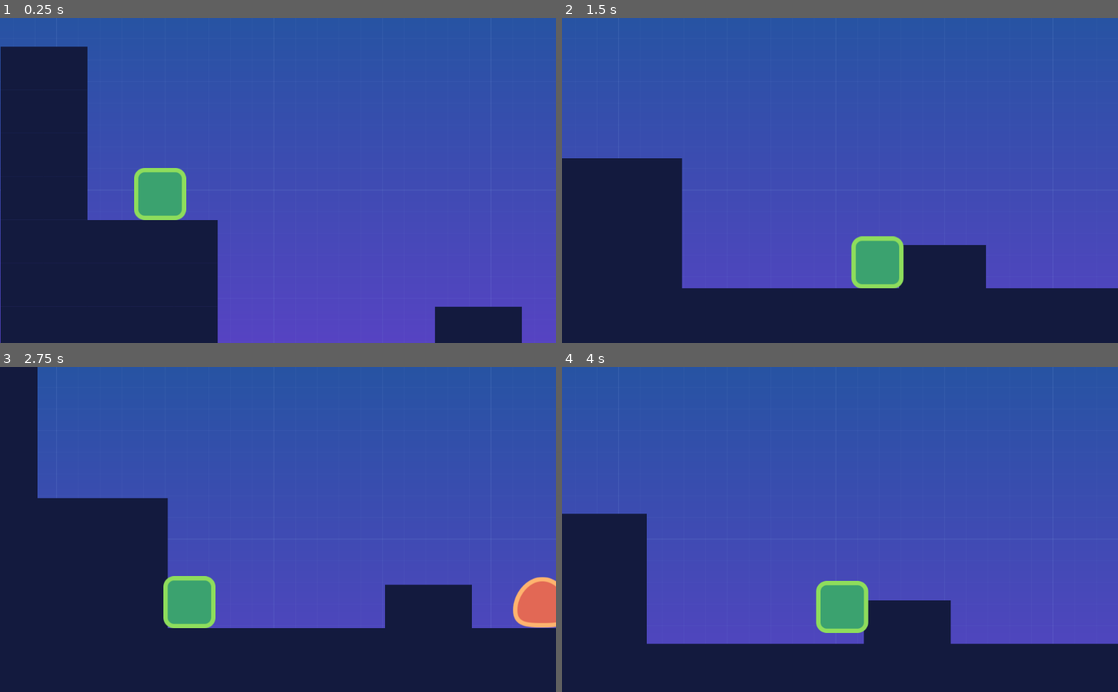
Above: before the commit, frames 1-4 (two rows, left to right).
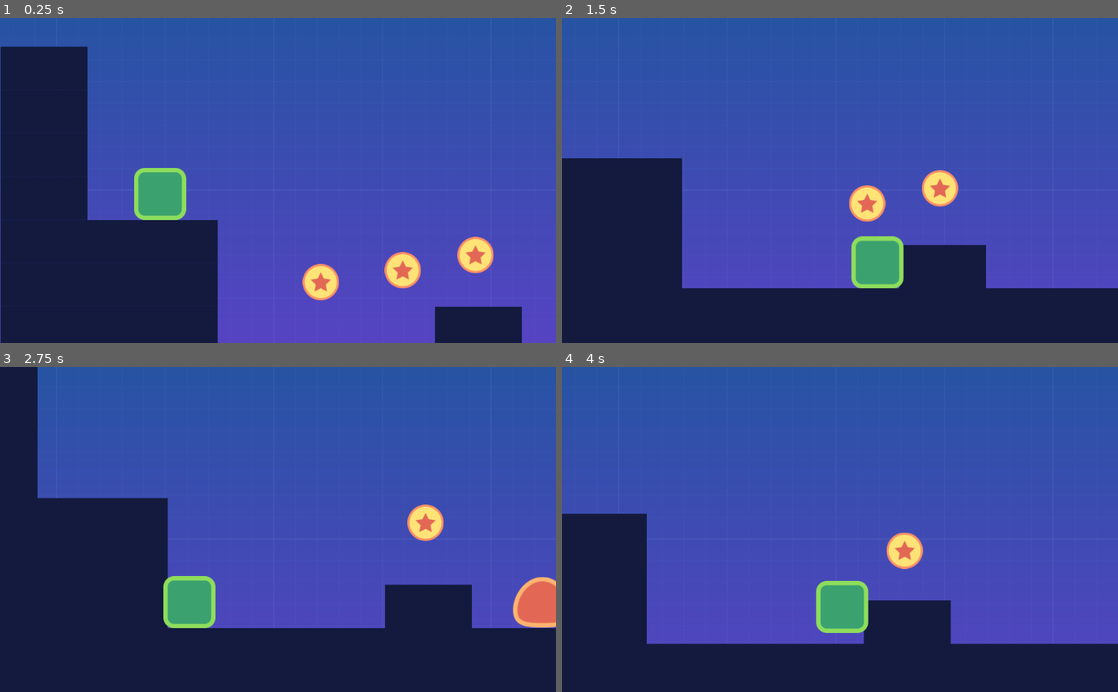
Above: after the commit, the same moments.

Repository: mdkdoc15/Godot-Tutorial-GDQuest
Game: Godot game, scene res://src/Levels/LevelTemplate.tscn
Two runs of this game, one before a commit and one after it. Both use one fixed random seed, a clock stepped at 60 frames per second and the inputs below. This scene is started directly instead of the project's main scene.
Inputs:
- Up to frame 1 (0.25 s): no input
- Up to frame 2 (1.5 s): hold Right (move_right) from 0.53 s (still down); tap W (jump) at 0.77 s
- Up to frame 3 (2.75 s): tap W (jump) at 1.52 s; release Right (move_right) at 2.03 s; hold A (move_left) from 2.03 s (still down)
- Up to frame 4 (4 s): release A (move_left) at 2.78 s; hold Right (move_right) from 2.78 s (still down); tap W (jump) at 3.02, 3.77 s

The runs differ from the first frame. In frame 1, 1.8% of the frame differs, in the area x 54-89%, y 67-87%; in frame 2, 1.2%; in frame 3, 0.6%; in frame 4, 0.6%.

Commit message:
Coin animated and collectable

Diff:
--- a/Godot_Tutorial/src/Levels/LevelTemplate.tscn
+++ b/Godot_Tutorial/src/Levels/LevelTemplate.tscn
@@ -1,9 +1,10 @@
-[gd_scene load_steps=5 format=2]
+[gd_scene load_steps=6 format=2]
 
 [ext_resource path="res://src/Actors/Player.tscn" type="PackedScene" id=1]
 [ext_resource path="res://Assets/tileset.tres" type="TileSet" id=2]
 [ext_resource path="res://src/Actors/Enemy.tscn" type="PackedScene" id=3]
 [ext_resource path="res://Assets/background.png" type="Texture" id=4]
+[ext_resource path="res://src/Objects/Coin.tscn" type="PackedScene" id=5]
 
 [node name="LevelTemplate" type="Node2D"]
 __meta__ = {
@@ -38,4 +39,17 @@
 [node name="Enemy" parent="." instance=ExtResource( 3 )]
 position = Vector2( 1216, 552 )
 
+[node name="Coin" parent="." instance=ExtResource( 5 )]
+position = Vector2( 510, 422 )
+
+[node name="coin" parent="Coin" index="0"]
+position = Vector2( 0, -5.32 )
+
+[node name="Coin2" parent="." instance=ExtResource( 5 )]
+position = Vector2( 661, 400 )
+
+[node name="Coin3" parent="." instance=ExtResource( 5 )]
+position = Vector2( 795, 372 )
+
 [editable path="Player"]
+[editable path="Coin"]
--- /dev/null
+++ b/Godot_Tutorial/src/Objects/Coin.gd
@@ -0,0 +1,10 @@
+extends Area2D
+
+
+onready var anim_player: AnimationPlayer = get_node("AnimationPlayer")
+
+
+
+
+func _on_body_entered(body: Node) -> void:
+	anim_player.play("fade_out")
--- /dev/null
+++ b/Godot_Tutorial/src/Objects/Coin.tscn
@@ -0,0 +1,86 @@
+[gd_scene load_steps=6 format=2]
+
+[ext_resource path="res://Assets/coin.png" type="Texture" id=1]
+[ext_resource path="res://src/Objects/Coin.gd" type="Script" id=2]
+
+[sub_resource type="CircleShape2D" id=1]
+radius = 34.0147
+
+[sub_resource type="Animation" id=3]
+resource_name = "bouncing"
+length = 2.0
+loop = true
+tracks/0/type = "value"
+tracks/0/path = NodePath("coin:position")
+tracks/0/interp = 1
+tracks/0/loop_wrap = true
+tracks/0/imported = false
+tracks/0/enabled = true
+tracks/0/keys = {
+"times": PoolRealArray( 0, 1 ),
+"transitions": PoolRealArray( -2, -2 ),
+"update": 0,
+"values": [ Vector2( 0, 16 ), Vector2( 0, -10 ) ]
+}
+tracks/1/type = "value"
+tracks/1/path = NodePath(".:modulate")
+tracks/1/interp = 1
+tracks/1/loop_wrap = true
+tracks/1/imported = false
+tracks/1/enabled = true
+tracks/1/keys = {
+"times": PoolRealArray( 0 ),
+"transitions": PoolRealArray( 1 ),
+"update": 0,
+"values": [ Color( 1, 1, 1, 1 ) ]
+}
+
+[sub_resource type="Animation" id=4]
+resource_name = "fade_out"
+length = 0.3
+tracks/0/type = "value"
+tracks/0/path = NodePath(".:modulate")
+tracks/0/interp = 1
+tracks/0/loop_wrap = true
+tracks/0/imported = false
+tracks/0/enabled = true
+tracks/0/keys = {
+"times": PoolRealArray( 0, 0.3 ),
+"transitions": PoolRealArray( 1, 1 ),
+"update": 0,
+"values": [ Color( 1, 1, 1, 1 ), Color( 0, 0, 0, 0 ) ]
+}
+tracks/1/type = "method"
+tracks/1/path = NodePath(".")
+tracks/1/interp = 1
+tracks/1/loop_wrap = true
+tracks/1/imported = false
+tracks/1/enabled = true
+tracks/1/keys = {
+"times": PoolRealArray( 0.3 ),
+"transitions": PoolRealArray( 1 ),
+"values": [ {
+"args": [  ],
+"method": "queue_free"
+} ]
+}
+
+[node name="Coin" type="Area2D"]
+modulate = Color( 0, 0, 0, 0 )
+scale = Vector2( 0.997957, 1 )
+collision_layer = 4
+script = ExtResource( 2 )
+
+[node name="coin" type="Sprite" parent="."]
+position = Vector2( 0, 16 )
+texture = ExtResource( 1 )
+
+[node name="CollisionShape2D" type="CollisionShape2D" parent="."]
+shape = SubResource( 1 )
+
+[node name="AnimationPlayer" type="AnimationPlayer" parent="."]
+autoplay = "bouncing"
+anims/bouncing = SubResource( 3 )
+anims/fade_out = SubResource( 4 )
+
+[connection signal="body_entered" from="." to="." method="_on_body_entered"]
